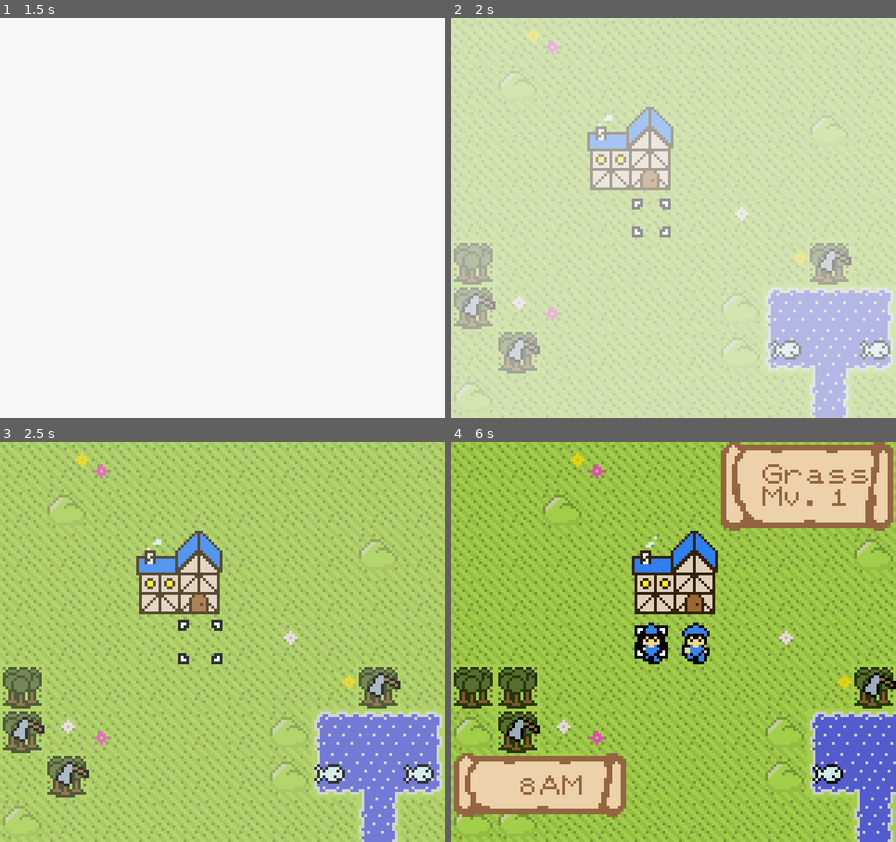
Above: before the commit, frames 1-4 (two rows, left to right).
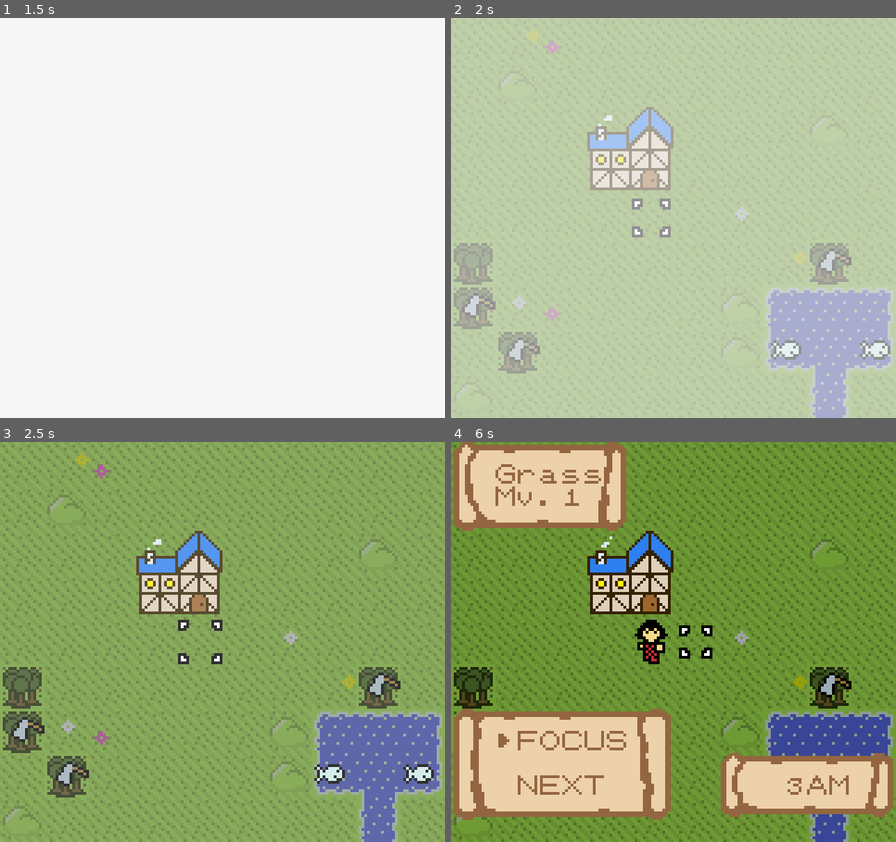
Above: after the commit, the same moments.

Repository: SummonerL/GuildBuilders
Game: Godot game, scene res://Scenes/Overworld/Overworld_Scene.tscn
The game is run twice, just before and just after one commit, with the same random seed, the same clock (stepped at 60 frames per second) and the same inputs. Sound files missing from this copy of the repository are replaced by a short silence.
Inputs:
- Up to frame 1 (1.5 s): tap Enter (ui_accept) at 0.5, 1.35 s; hold Right (ui_right) 0.53-1.28 s; hold Enter (ui_accept) 0.53-1.28 s; hold Down (ui_down) from 1.28 s (still down)
- Up to frame 2 (2 s): keep holding Down (ui_down); tap Enter (ui_accept) at 1.52, 1.82 s
- Up to frame 3 (2.5 s): release Down (ui_down) at 2.03 s; hold Right (ui_right) from 2.03 s (still down); hold Enter (ui_accept) from 2.03 s (still down)
- Up to frame 4 (6 s): release Right (ui_right) at 2.78 s; release Enter (ui_accept) at 2.78 s; hold Up (ui_up) 2.78-3.53 s; tap Enter (ui_accept) at 2.85, 3.02, 3.32, 4.35, 4.52, 4.82, 5.85 s; hold Enter (ui_accept) 3.53-4.28 s; hold Left (ui_left) 3.53-5.03 s; tap Escape (ui_cancel) at 4.15 s; hold Down (ui_down) 5.03-5.78 s; hold Enter (ui_accept) 5.03-5.78 s; hold Right (ui_right) from 5.78 s (still down)

Frame 1 is identical in both runs. In frame 2, 1.7% of the frame differs, in the area x 1-100%, y 2-100%; in frame 3, 93%; in frame 4, 94%, in the area x 0-100%, y 0-100%.

Commit message:
allow unit to position themselves freely around guild

Diff:
--- a/Autoload/Abilities.gd
+++ b/Autoload/Abilities.gd
@@ -6,13 +6,13 @@
 # bring in our global action list
 onready var global_action_list = get_node("/root/Actions")
 
-const ABILITY_EARLY_RISER_NAME = 'Early Riser'
+const ABILITY_INSOMNIAC_NAME = 'Insomniac'
 const ABILITY_ROUGHING_IT_NAME = 'Roughing It'
 const ABILITY_GROWING_BOY_NAME = 'Growing Boy'
 
-const ability_early_riser = {
-	"name": ABILITY_EARLY_RISER_NAME,
-	"description": "This unit wakes up 3 hours earlier than usual."
+const ability_insomniac = {
+	"name": ABILITY_INSOMNIAC_NAME,
+	"description": "This unit wakes up at 3AM."
 }
 
 const ability_roughing_it = {
@@ -40,8 +40,8 @@
 # when a specific ability is added to a unit
 func on_add_to_unit(unit, ability):
 	match(ability.name):
-		ABILITY_EARLY_RISER_NAME:
-			unit.wake_up_time -= 3
+		ABILITY_INSOMNIAC_NAME:
+			unit.wake_up_time = 3
 		ABILITY_ROUGHING_IT_NAME:
 			# add the 'camp' option to their list of locations to return to
 			unit.shelter_locations.append(global_action_list.COMPLETE_ACTION_LIST.RETURN_TO_CAMP)
--- a/Autoload/Actions.gd
+++ b/Autoload/Actions.gd
@@ -52,7 +52,8 @@
 
 enum COMPLETE_ACTION_LIST {
 	MOVE,
-	DEPOT
+	DEPOT,
+	POSIT,
 	FISH,
 	MINE,
 	CHOP,
@@ -70,6 +71,7 @@
 const ACTION_LIST_NAMES = [
 	'MOVE',
 	'DEPOT',
+	'POSIT',
 	'FISH',
 	'MINE',
 	'CHOP',
@@ -98,6 +100,9 @@
 		COMPLETE_ACTION_LIST.DEPOT:
 			# initialize the depot screen
 			guild.populate_depot_screen(active_unit)
+		COMPLETE_ACTION_LIST.POSIT:
+			# allow the unit to position themself anywhere around the guild hall
+			active_unit.postion_around_guild()
 		COMPLETE_ACTION_LIST.TRANSFER_ITEM_AT_DEPOT:
 			# move the item from depot to unit, or visa-versa
 			guild.transition_items_at_depot()
--- a/Autoload/Player_Globals.gd
+++ b/Autoload/Player_Globals.gd
@@ -12,6 +12,7 @@
 	SELECTING_TILE,
 	SELECTING_ACTION,
 	SELECTING_MOVEMENT,
+	POSITIONING_UNIT,
 	ANIMATING_MOVEMENT,
 	BETWEEN_TURNS,
 	VIEWING_DIALOGUE,
--- a/Entities/Player/Cursor.gd
+++ b/Entities/Player/Cursor.gd
@@ -162,7 +162,8 @@
 		cursor_reset()
 
 	if (player.player_state == player.PLAYER_STATE.SELECTING_MOVEMENT ||
-		player.player_state == player.PLAYER_STATE.SELECTING_TILE):
+	player.player_state == player.PLAYER_STATE.SELECTING_TILE ||
+	player.player_state == player.PLAYER_STATE.POSITIONING_UNIT):
 		# immediately move, then continue moving
 		if event.is_action_pressed("ui_up"):
 			# if we're changing directions, act as if we're resetting
@@ -199,7 +200,9 @@
 	# if the action button is pressed, we can select the tile/unit
 	if event.is_action_pressed("ui_accept"):
 		# if another unit is selecting movement, let's allow another unit to be selected still, allowing them to 'interrupt' and take their action
-		if (player.player_state == player.PLAYER_STATE.SELECTING_TILE || player.player_state == player.PLAYER_STATE.SELECTING_MOVEMENT):
+		if (player.player_state == player.PLAYER_STATE.SELECTING_TILE ||
+		player.player_state == player.PLAYER_STATE.SELECTING_MOVEMENT ||
+		player.player_state == player.PLAYER_STATE.POSITIONING_UNIT):
 			if (get_selected_tile_units() != null):
 				# as long as another unit is not actively moving
 				if (player.player_state != player.PLAYER_STATE.ANIMATING_MOVEMENT):
@@ -218,6 +221,10 @@
 						# don't move on top of camping units
 						if (party.get_active_unit() != null && get_selected_tile_units_asleep() == null):
 							party.get_active_unit().move_unit_if_eligible(player.curs_pos_x, player.curs_pos_y)
+					player.PLAYER_STATE.POSITIONING_UNIT:
+						# teleport the unit to this position
+						party.get_active_unit().position_unit_if_eligible(player.curs_pos_x, player.curs_pos_y)
+
 
 	if event.is_action_pressed("ui_select"):
 		# quick shortcut for the 'focus' option
@@ -226,7 +233,8 @@
 
 	if event.is_action_pressed("ui_cancel"):
 		# allow the unit to cancel out of selecting movement
-		if (player.player_state == player.PLAYER_STATE.SELECTING_MOVEMENT):
+		if (player.player_state == player.PLAYER_STATE.SELECTING_MOVEMENT ||
+		player.player_state == player.PLAYER_STATE.POSITIONING_UNIT):
 			party.get_active_unit().clear_movement_grid_squares()
 			# change our state back to selecting tile
 			player.player_state = player.PLAYER_STATE.SELECTING_TILE
--- a/Entities/Player/Party.gd
+++ b/Entities/Player/Party.gd
@@ -54,13 +54,13 @@
 func empty_yet_to_act():
 	yet_to_act = []
 
-# function for determining whether all units are asleep
-func are_all_asleep():
-	var all_asleep = true
+# function for determining if a unit is asleep at these coordinates
+func is_unit_asleep_at(x, y):
+	var is_asleep_here = false
 	for unit in party_members:
-		if (unit.unit_awake):
-			all_asleep = false
-	return all_asleep
+		if (!unit.unit_awake && unit.unit_pos_x == x && unit.unit_pos_y == y):
+			is_asleep_here = true
+	return is_asleep_here
 
 func reset_unit_actions():
 	for unit in party_members:
--- a/Entities/Player/Units/Unit_Class.gd
+++ b/Entities/Player/Units/Unit_Class.gd
@@ -69,7 +69,7 @@
 var unit_awake = false
 
 # the unit's bed time (default 9pm)
-var bed_time = 10
+var bed_time = 21
 
 # keep track of the unit's items
 var item_limit = 5 # default
@@ -217,6 +217,46 @@
 	player.player_state = player.PLAYER_STATE.SELECTING_MOVEMENT
 	calculate_eligible_tiles()
 
+# function for allowing the unit to position themself around the guild hall
+func postion_around_guild():
+	# remove any existing movement squares
+	clear_movement_grid_squares()
+
+	# change the state
+	player.player_state = player.PLAYER_STATE.POSITIONING_UNIT
+
+	# clear our eligible_tile_tracker (as we are adding a new set of tiles)
+	eligible_tile_tracker = {}
+
+	var coordinates = [
+		Vector2(player.guild_hall_x + 1, player.guild_hall_y + 2),
+		Vector2(player.guild_hall_x, player.guild_hall_y + 2),
+		Vector2(player.guild_hall_x - 1, player.guild_hall_y + 1),
+		Vector2(player.guild_hall_x - 1, player.guild_hall_y),
+		Vector2(player.guild_hall_x + 2, player.guild_hall_y + 1),
+		Vector2(player.guild_hall_x + 2, player.guild_hall_y),
+		Vector2(player.guild_hall_x, player.guild_hall_y - 1),
+		Vector2(player.guild_hall_x + 1, player.guild_hall_y - 1),
+		Vector2(player.guild_hall_x - 1, player.guild_hall_y + 2),
+		Vector2(player.guild_hall_x + 2, player.guild_hall_y + 2),
+		Vector2(player.guild_hall_x - 1, player.guild_hall_y - 1),
+		Vector2(player.guild_hall_x + 2, player.guild_hall_y - 1),
+	]
+
+
+	for foc in coordinates:
+		if (!get_tree().get_current_scene().unit_exists_at_coordinates(foc.x, foc.y)):
+			eligible_tile_tracker[String(foc.x) + "_" + String(foc.y)] = {
+				"pos_x": foc.x,
+				"pos_y": foc.y,
+				"distance": 0,
+				"tile_cost": 0
+			}
+			movement_set.push_back(Vector2(foc.x, foc.y))
+
+			show_movement_grid_square(foc.x, foc.y)
+
+	# now show those tiles
 
 # this function is called once a selection is made in the selection list
 func do_action(action):
@@ -295,6 +335,24 @@
 func clear_movement_grid_squares():
 	for square in get_tree().get_nodes_in_group(constants.GRID_SQUARE_GROUP):
 		square.get_parent().remove_child(square)
+
+func position_unit_if_eligible(target_x, target_y):
+	var can_move = false
+
+	# make sure the unit can actually move to this tile
+	for eligible in movement_set:
+		if (eligible.x == target_x && eligible.y == target_y &&
+		!player.party.is_unit_asleep_at(target_x, target_y)):
+			can_move = true
+
+	if (!can_move):
+		return
+
+	clear_movement_grid_squares()
+
+	set_unit_pos(target_x, target_y)
+
+	player.player_state = player.PLAYER_STATE.SELECTING_TILE
 
 func move_unit_if_eligible(target_x, target_y):
 	var can_move = false
--- a/Entities/Player/Units/Woodcutter_Female.gd
+++ b/Entities/Player/Units/Woodcutter_Female.gd
@@ -11,7 +11,7 @@
 
 const INVENTORY_FULL_TEXT = 'If only I had a bigger bag... I should try this again after I free up some space.'
 
-const WAKE_UP_TEXT = 'What a beautiful morning... Time to get started!'
+const WAKE_UP_TEXT = 'Ugh... I can\'t sleep. Might as well get started.'
 const BED_TIME_TEXT = 'I should get to bed so I can be just as productive tomorrow!'
 
 func unit_init():
@@ -36,8 +36,7 @@
 	global_items_list.add_item_to_unit(self, global_items_list.item_sturdy_axe)
 
 	# add the unit's starting ability
-	bed_time = 11
-	#global_ability_list.add_ability_to_unit(self, global_ability_list.ability_early_riser)
+	global_ability_list.add_ability_to_unit(self, global_ability_list.ability_insomniac)
 
 	self.global_position = Vector2(unit_pos_x*constants.TILE_WIDTH,
 									unit_pos_y*constants.TILE_HEIGHT)
--- a/Scenes/Overworld/Action_Tracker.gd
+++ b/Scenes/Overworld/Action_Tracker.gd
@@ -28,7 +28,7 @@
 	'FISH_SPOT_2': [global_action_list.COMPLETE_ACTION_LIST.FISH],
 	'WOODCUTTING_SPOT_1': [global_action_list.COMPLETE_ACTION_LIST.CHOP],
 	'WOODCUTTING_SPOT_2': [global_action_list.COMPLETE_ACTION_LIST.CHOP],
-	'GUILD_SPOT_1': [global_action_list.COMPLETE_ACTION_LIST.DEPOT]
+	'GUILD_SPOT_1': [global_action_list.COMPLETE_ACTION_LIST.DEPOT, global_action_list.COMPLETE_ACTION_LIST.POSIT]
 }
 
 # list of actions in which still apply when adjacent
--- a/Scenes/Overworld/Overworld_Scene.gd
+++ b/Scenes/Overworld/Overworld_Scene.gd
@@ -390,7 +390,6 @@
 		# unpause the cursor, if it was paused
 		cursor.set_process_input(true)
 		if (player.party.yet_to_act.size() > 0 && went_to_sleep):
-			print('focusing')
 			# if we still have units left to act, (and others have already gone to bed) focus on them
 			player.player_state = player.PLAYER_STATE.SELECTING_TILE
 			var foc_unit = player.party.yet_to_act[0]
